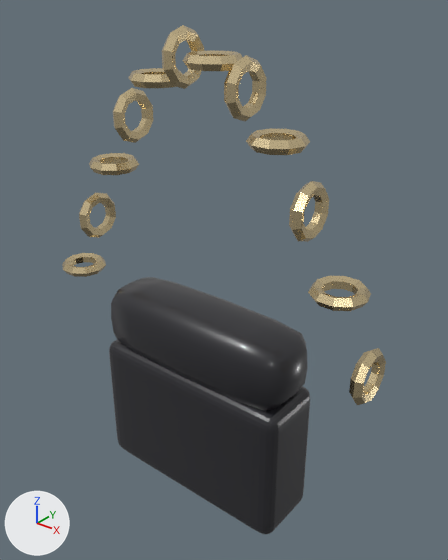
An edit to the glTF model assets/garments/bag.glb, drawn before and after from the same camera.
Camera for both pictures: a 50 mm lens placed at (0.237, -0.274, 0.288), pointed at (0.001, 0.022, 0.105). Arrows for +X, +Y and +Z are at lower left; the lights stay in place. The first picture is the older version. Where no turn or scale is listed for an object, it has been applied to the vertices. Vertices at exactly the same position are counted once.

Script lines for the objects in view, before the commit:
```python
ob_torus_002 = bpy.data.objects.new('Torus.002', me_torus_002)
ob_torus_002.location = (-0.0982, 0.0, 0.1351)
ob_torus_002.rotation_euler = (0.0, 1.571, 0.0)  # degrees (0, 90, 0)
ob_torus_003 = bpy.data.objects.new('Torus.003', me_torus_003)
ob_torus_003.location = (-0.0764, 0.0, 0.1765)
ob_torus_004 = bpy.data.objects.new('Torus.004', me_torus_004)
ob_torus_004.location = (-0.0545, 0.0, 0.2109)
ob_torus_005 = bpy.data.objects.new('Torus.005', me_torus_005)
ob_torus_005.location = (-0.0327, 0.0, 0.2355)
ob_torus_006 = bpy.data.objects.new('Torus.006', me_torus_006)
ob_torus_006.location = (-0.0109, 0.0, 0.2484)
ob_torus_007 = bpy.data.objects.new('Torus.007', me_torus_007)
ob_torus_007.location = (0.0109, 0.0, 0.2484)
ob_torus_008 = bpy.data.objects.new('Torus.008', me_torus_008)
ob_torus_008.location = (0.0327, 0.0, 0.2355)
ob_torus_009 = bpy.data.objects.new('Torus.009', me_torus_009)
ob_torus_009.location = (0.0545, 0.0, 0.2109)
ob_torus_010 = bpy.data.objects.new('Torus.010', me_torus_010)
ob_torus_010.location = (0.0764, 0.0, 0.1765)
# also in view: 'Torus.012' at (0.12, 0.0, 0.09); 'bag' at (0.0, 0.0, 0.0); 'Torus.011' at (0.098, 0.0, 0.135); 'Cube' at (0.0, 0.0, 0.07); 'Torus.001' at (-0.12, 0.0, 0.09)
```
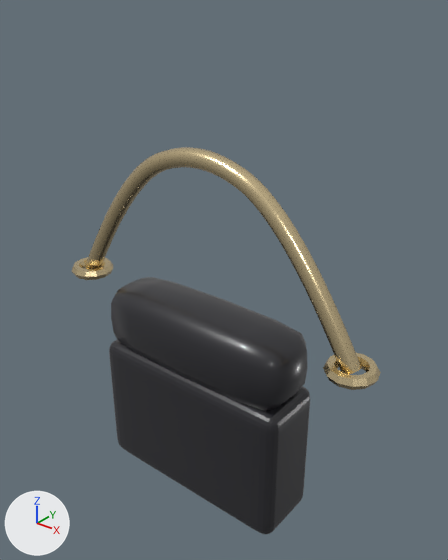
Location of each change, [x1, y1, x2, y2] in pixels of the pictures (448 x 560 px):
'handle', added: after [85, 147, 362, 374]
'Torus.002', reshaped, moved, turned: before [79, 193, 116, 237]; after [323, 353, 381, 390]
'Torus.008', deleted (beige): before [224, 55, 266, 121]
'Torus.010', deleted (beige): before [289, 181, 329, 242]
'Torus.011', deleted (beige): before [308, 276, 371, 311]
'Torus.006', deleted (beige): before [162, 25, 204, 89]
'Torus.012', deleted (beige): before [349, 348, 386, 405]
'Torus.009', deleted (beige): before [246, 129, 310, 155]
'Torus.004', deleted (beige): before [113, 88, 153, 143]
'Torus.001', moved: before [62, 253, 106, 277]; after [72, 257, 113, 280]
'Torus.007', deleted (beige): before [182, 51, 243, 71]
'Torus.003', deleted (beige): before [89, 153, 139, 175]
'Torus.005', deleted (beige): before [128, 68, 183, 88]

The change in detail:
me_torus_002 is used by ob_torus_002; location (-0.0982, 0.0, 0.1351); rotation (0.0, 1.571, 0.0), in degrees (0, 90, 0).
me_torus_002 had 50 vertices, 100 faces and spanned x -0.017..0.017, y -0.0162..0.0162, z -0.0038..0.0038.
me_torus_002 now has 72 vertices, 144 faces and spans x -0.016..0.016, y -0.016..0.016, z -0.0035..0.0035.
me_torus_002 part 1: the whole mesh is rebuilt.
Mesh me_handle is new.
It has 480 vertices, 940 faces and spans x -0.115..0.115, y -0.006..0.006, z 0.087..0.198.
It uses material mat_gold (beige #edd8aa).
Object 'Torus.001' (ob_torus_001) moves from (-0.12, 0.0, 0.09) to (-0.11, 0.0, 0.09).
Object 'Torus.002' (ob_torus_002) turns from (0, 90, 0) to (0, 0, 0) degrees about x, y and z.
Object 'Torus.002' (ob_torus_002) moves from (-0.0982, 0.0, 0.1351) to (0.11, 0.0, 0.09).
Object 'Torus.003' (ob_torus_003) is deleted.
Object 'Torus.004' (ob_torus_004) is deleted.
Object 'Torus.005' (ob_torus_005) is deleted.
Object 'Torus.006' (ob_torus_006) is deleted.
Object 'Torus.007' (ob_torus_007) is deleted.
Object 'Torus.008' (ob_torus_008) is deleted.
Object 'Torus.009' (ob_torus_009) is deleted.
Object 'Torus.010' (ob_torus_010) is deleted.
Object 'Torus.011' (ob_torus_011) is deleted.
Object 'Torus.012' (ob_torus_012) is deleted.
Object 'handle' (ob_handle) is new; it shows me_handle.
Its location is (0.0, 0.0, 0.0).
